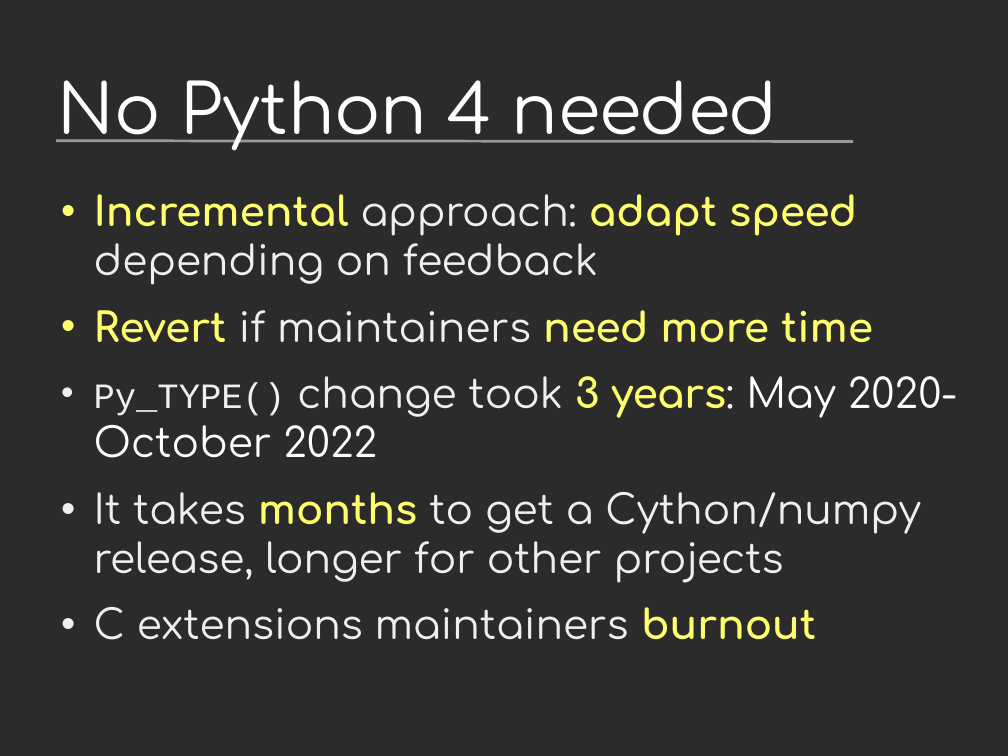
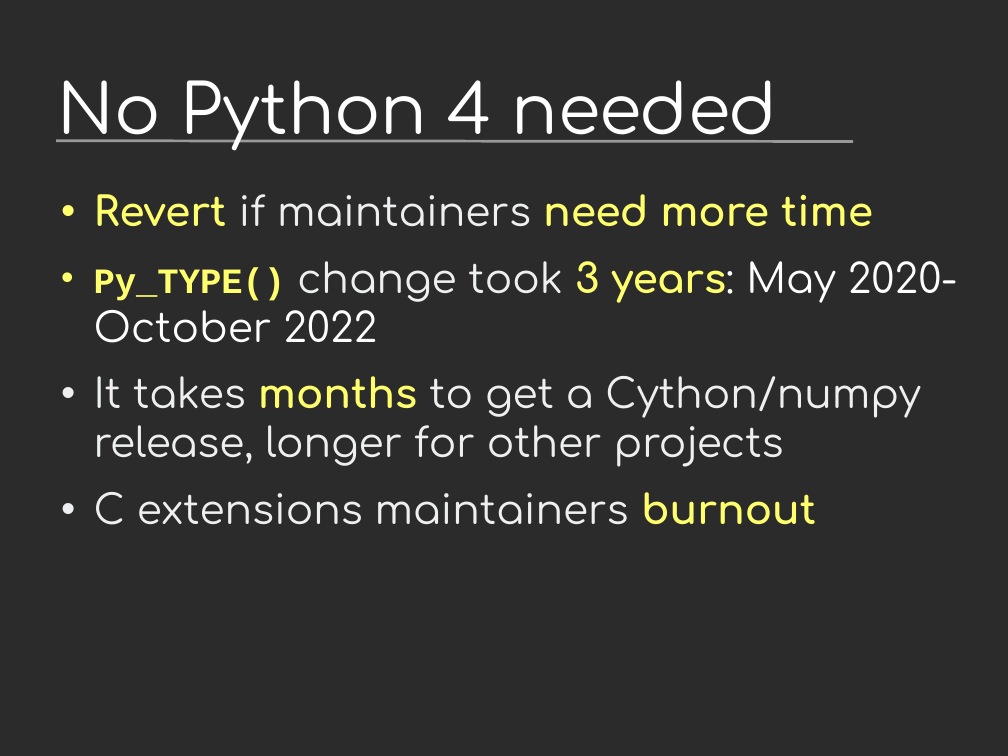
Before and after one commit to vstinner/talks, a slide deck: slide 21 of 2023-CoreDevSprint-Brno/c-api.odp. Drawn at 1008x756 pixels with LibreOffice and Linux fonts; fonts in the diff are those of the drawing; background and template pictures are left out; a plain dark background stands for a picture behind light text. Boxes give left, top, right and bottom in pixels: in the first picture for what was removed or moved away, otherwise in the second. Text is boxed around its words. In the diff, an @@ line names an element or a change of style, - is before the commit and + after.

Commit message:
talk

```diff
--- a/2023-CoreDevSprint-Brno/c-api.odp
+++ b/2023-CoreDevSprint-Brno/c-api.odp
@@ text at (94, 194, 857, 284): paragraph removed @@
-• Incremental approach: adapt speed depending on feedback
@@ text at (94, 261, 958, 343): text colour #EEEFF0 to #FFFF6D, bold on in "Py_TYPE()" @@
```
Also in this commit, not shown: 3 other slides changed, 1 other file.
